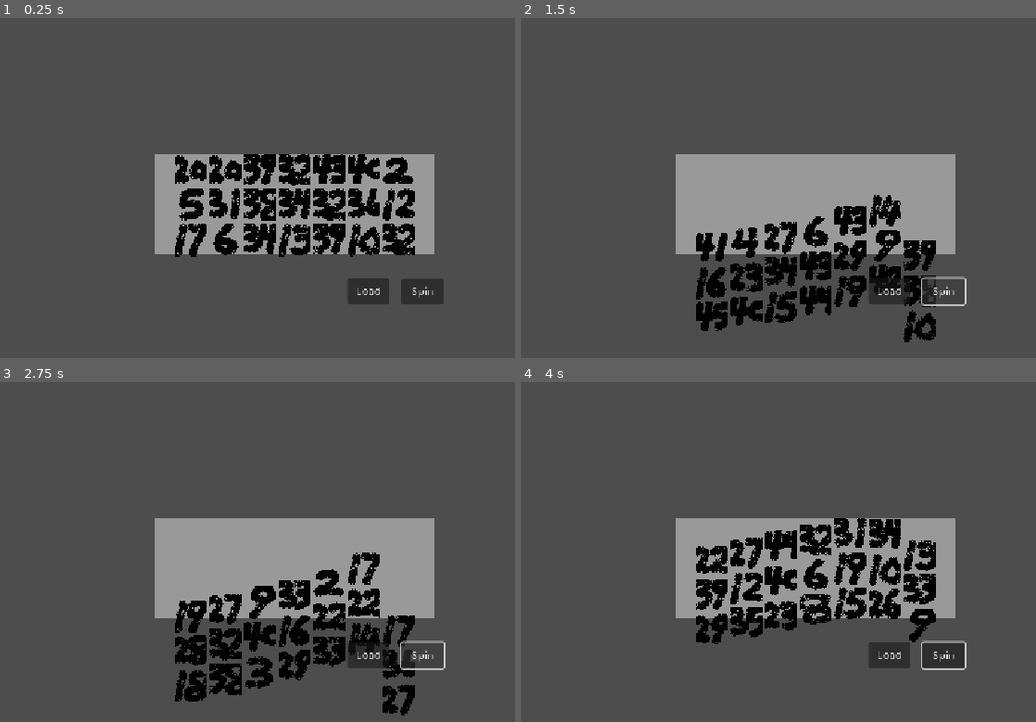
Above: before the commit, frames 1-4 (two rows, left to right).
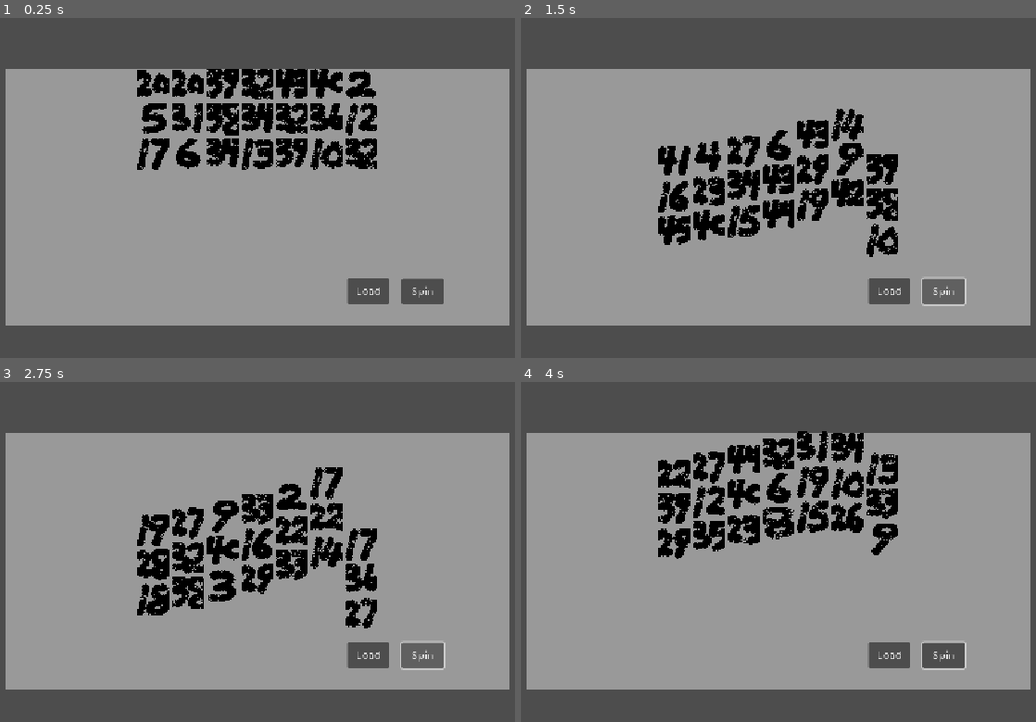
Above: after the commit, the same moments.

Repository: minwyy/sat-lot
Game: Godot game, scene res://scenes/SpinDemo.tscn
Two runs of this game, one before a commit and one after it. Both use one fixed random seed, a clock stepped at 60 frames per second and the inputs below.
Inputs (mouse positions are in pixels of both pictures, inside the frame that each line leads up to):
- Up to frame 1 (0.25 s): no input
- Up to frame 2 (1.5 s): click "Spin" at 0.5 s; click "Spin" at 1.25 s
- Up to frame 3 (2.75 s): click "Spin" at 2 s
- Up to frame 4 (4 s): move the mouse to (979, 565) at 2.77 s; press the mouse at (979, 565) at 2.78 s; move the mouse to (670, 606) at 3.52 s; release the mouse at (670, 606) at 3.53 s; click (670, 606) at 3.6 s

The runs differ from the first frame. In frame 1, 65% of the frame differs, in the area x 1-99%, y 14-91%; in frame 2, 65%; in frame 3, 65%; in frame 4, 65%.

Commit message:
some last changes

Diff:
--- a/scenes/Reel.tscn
+++ b/scenes/Reel.tscn
@@ -1,6 +1,6 @@
 [gd_scene load_steps=2 format=3 uid="uid://da18ilhujxrm4"]
 
-[ext_resource type="Script" uid="uid://dcybhqyit06ts" path="res://Reel.gd" id="1_tlb7y"]
+[ext_resource type="Script" uid="uid://dcybhqyit06ts" path="res://scenes/Reel.gd" id="1_tlb7y"]
 
 [node name="Reel" type="Control"]
 custom_minimum_size = Vector2(50, 50)
@@ -21,5 +21,3 @@
 [node name="SymbolsContainer" type="VBoxContainer" parent="."]
 unique_name_in_owner = true
 layout_mode = 0
-offset_right = 40.0
-offset_bottom = 40.0
--- a/scenes/SpinDemo.tscn
+++ b/scenes/SpinDemo.tscn
@@ -62,16 +62,19 @@
 
 [node name="Panel" type="PanelContainer" parent="."]
 layout_mode = 1
-offset_left = -220.0
-offset_top = -104.0
-offset_right = 216.0
-offset_bottom = 51.0
+anchors_preset = 1
+anchor_left = 1.0
+anchor_right = 1.0
+offset_left = -451.0
+offset_top = -238.0
+offset_right = 331.0
+offset_bottom = 163.0
+grow_horizontal = 0
 theme_override_styles/panel = SubResource("StyleBoxFlat_x7ani")
 
 [node name="ReelsContainer" type="HBoxContainer" parent="Panel"]
 unique_name_in_owner = true
 layout_mode = 2
-size_flags_horizontal = 4
 size_flags_vertical = 0
 alignment = 1
 
Renamed: Reel.gd -> scenes/Reel.gd
Renamed: Reel.gd.uid -> scenes/Reel.gd.uid
